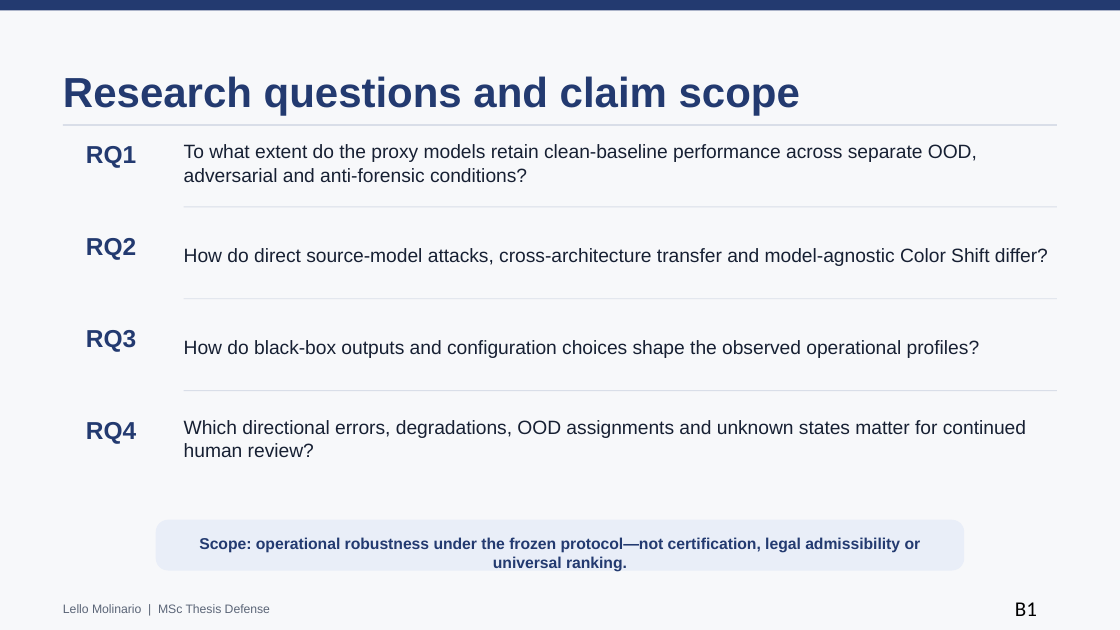
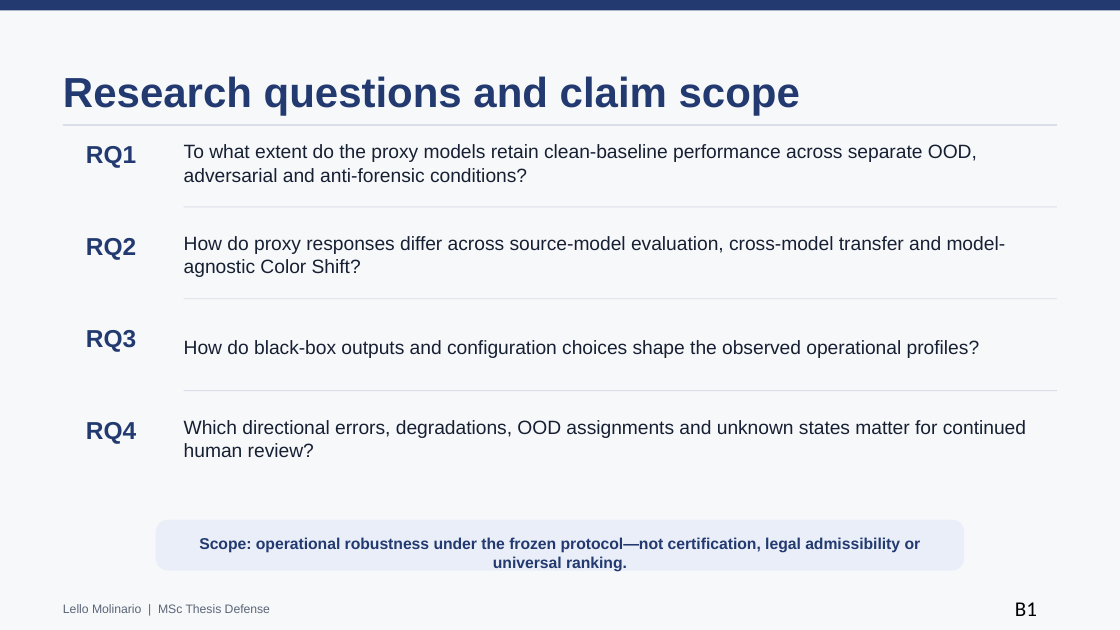
Before and after one commit to lmolinario/Molinario_Thesis_Defense_2026, a slide deck: slide 17 of Molinario_Thesis_Defense_2026.pptx. Drawn at 1120x630 pixels with LibreOffice and Linux fonts; fonts in the diff are those of the drawing. Boxes give left, top, right and bottom in pixels: in the first picture for what was removed or moved away, otherwise in the second. Text is boxed around its words. In the diff, an @@ line names an element or a change of style, - is before the commit and + after.

```diff
--- a/Molinario_Thesis_Defense_2026.pptx
+++ b/Molinario_Thesis_Defense_2026.pptx
@@ text at (184,236,1006,277): text changed @@
-How do direct source-model attacks, cross-architecture transfer and model-agnostic Color Shift differ?
+How do proxy responses differ across source-model evaluation, cross-model transfer and model-agnostic Color Shift?
```
Also in this commit, not shown: 9 other slides changed, 2 other files.
